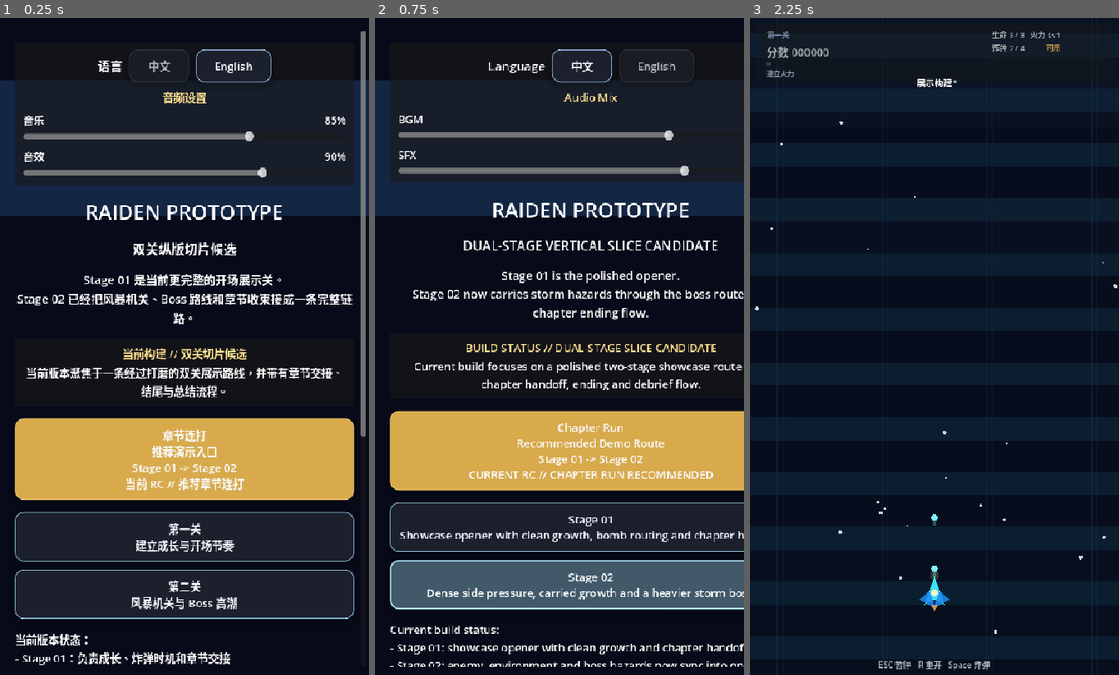
Above: before the commit, frames 1-3 (left to right).
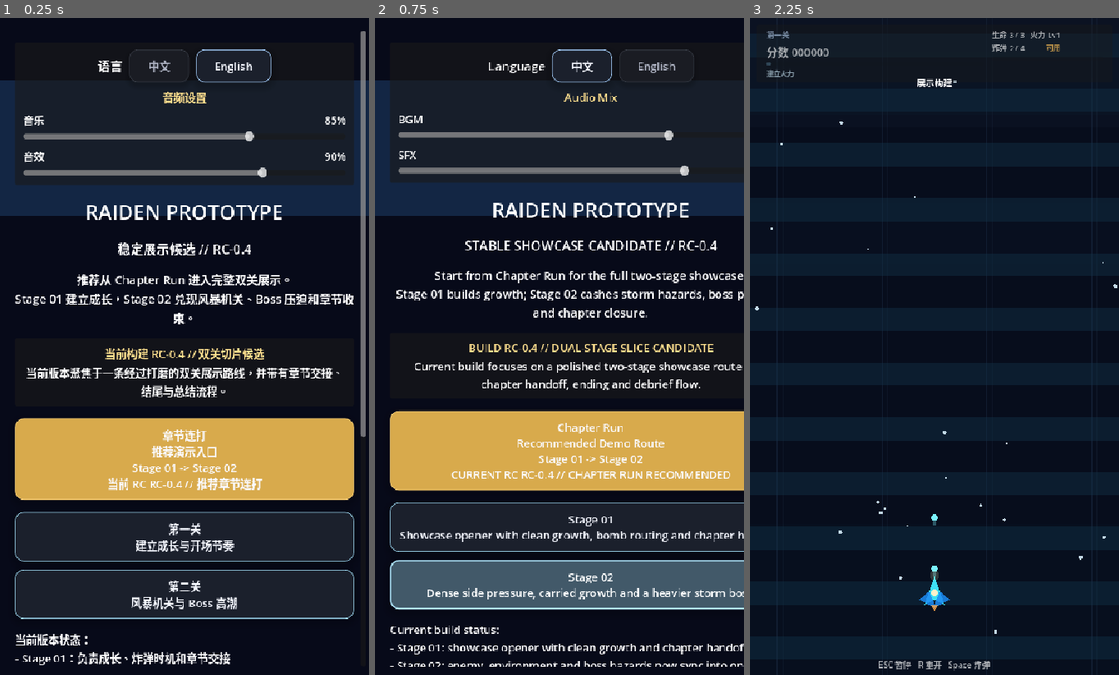
Above: after the commit, the same moments.

Repository: Drew-Z/raiden-prototype
Game: Godot game, scene res://scenes/ui/MainMenu.tscn
Same seed, same stepped clock (60 frames per second), same inputs: the game is played once before the commit and once after it.
Inputs:
- Up to frame 1 (0.25 s): no input
- Up to frame 2 (0.75 s): click "English" at 0.5 s
- Up to frame 3 (2.25 s): click "中文" at 1.25 s; click "章节连打 推荐演示入口 Stage 01 -> Stage…" at 2 s

The runs differ from the first frame. In frame 1, 3.3% of the frame differs, in the area x 4-99%, y 34-72%; in frame 2, 3.6%, in the area x 5-100%, y 33-71%; in frame 3, nothing differs.

Commit message:
chore: prepare showcase rc package

Diff:
--- a/scripts/autoload/run_state.gd
+++ b/scripts/autoload/run_state.gd
@@ -7,6 +7,7 @@
 const CHAPTER_ENDING_SCENE := "res://scenes/ui/ChapterEnding.tscn"
 const CHAPTER_OUTRO_SCENE := "res://scenes/ui/ChapterOutro.tscn"
 const SETTINGS_PATH := "user://settings.cfg"
+const BUILD_VERSION_LABEL := "RC-0.4"
 const StageCatalogScript := preload("res://scripts/game/stage_catalog.gd")
 
 var current_run: Dictionary = {}
@@ -928,10 +929,10 @@
 	if is_chapter_complete():
 		var chapter_grade := get_chapter_grade()
 		if chapter_grade == "S":
-			return _lang("当前构建 // 可评审", "BUILD STATUS // REVIEW READY")
+			return _lang("当前构建 %s // 可评审" % BUILD_VERSION_LABEL, "BUILD %s // REVIEW READY" % BUILD_VERSION_LABEL)
 		if chapter_grade == "A":
-			return _lang("当前构建 // 强候选版", "BUILD STATUS // STRONG CANDIDATE")
-	return _lang("当前构建 // 双关切片候选", "BUILD STATUS // DUAL-STAGE SLICE CANDIDATE")
+			return _lang("当前构建 %s // 强候选版" % BUILD_VERSION_LABEL, "BUILD %s // STRONG CANDIDATE" % BUILD_VERSION_LABEL)
+	return _lang("当前构建 %s // 双关切片候选" % BUILD_VERSION_LABEL, "BUILD %s // DUAL-STAGE SLICE CANDIDATE" % BUILD_VERSION_LABEL)
 
 
 func get_build_summary() -> String:
@@ -991,10 +992,10 @@
 	if is_chapter_complete():
 		var chapter_grade := get_chapter_grade()
 		if chapter_grade == "S":
-			return _lang("当前 RC // 可评审", "CURRENT RC // REVIEW READY")
+			return _lang("当前 RC %s // 可评审" % BUILD_VERSION_LABEL, "CURRENT RC %s // REVIEW READY" % BUILD_VERSION_LABEL)
 		if chapter_grade == "A":
-			return _lang("当前 RC // 强候选版", "CURRENT RC // STRONG CANDIDATE")
-	return _lang("当前 RC // 推荐章节连打", "CURRENT RC // CHAPTER RUN RECOMMENDED")
+			return _lang("当前 RC %s // 强候选版" % BUILD_VERSION_LABEL, "CURRENT RC %s // STRONG CANDIDATE" % BUILD_VERSION_LABEL)
+	return _lang("当前 RC %s // 推荐章节连打" % BUILD_VERSION_LABEL, "CURRENT RC %s // CHAPTER RUN RECOMMENDED" % BUILD_VERSION_LABEL)
 
 
 func get_chapter_transition_text() -> String:
--- a/scripts/game/game_stage2.gd
+++ b/scripts/game/game_stage2.gd
@@ -570,7 +570,7 @@
 		bomb_alert_level = 1
 	elif boss_spawned:
 		if active_boss.has_method("is_entry_locked") and active_boss.is_entry_locked():
-			hint_text = _t("Boss 鍏ュ満 // 绋充綇涓嚎", "BOSS ENTERING // HOLD CENTER")
+			hint_text = _t("Boss 入场 // 稳住中线", "BOSS ENTERING // HOLD CENTER")
 			hint_color = Color(1.0, 0.78, 0.42)
 		elif active_boss.has_method("is_overdrive") and active_boss.is_overdrive() and boss_finish_window_announced:
 			hint_text = _t("终结窗口 // 击穿核心", "FINISH WINDOW // BREAK CORE")
--- a/scripts/ui/main_menu_stage2.gd
+++ b/scripts/ui/main_menu_stage2.gd
@@ -64,7 +64,7 @@
 	column.add_child(title)
 
 	var tag := Label.new()
-	tag.text = _t("双关纵版切片候选", "DUAL-STAGE VERTICAL SLICE CANDIDATE")
+	tag.text = _t("稳定展示候选 // RC-0.4", "STABLE SHOWCASE CANDIDATE // RC-0.4")
 	tag.horizontal_alignment = HORIZONTAL_ALIGNMENT_CENTER
 	tag.autowrap_mode = TextServer.AUTOWRAP_WORD_SMART
 	tag.add_theme_font_size_override("font_size", 19 if narrow_layout else 24)
@@ -72,8 +72,8 @@
 
 	var summary := Label.new()
 	summary.text = _t(
-		"Stage 01 是当前更完整的开场展示关。\nStage 02 已经把风暴机关、Boss 路线和章节收束接成一条完整链路。",
-		"Stage 01 is the polished opener.\nStage 02 now carries storm hazards through the boss route and chapter ending flow."
+		"推荐从 Chapter Run 进入完整双关展示。\nStage 01 建立成长，Stage 02 兑现风暴机关、Boss 压迫和章节收束。",
+		"Start from Chapter Run for the full two-stage showcase.\nStage 01 builds growth; Stage 02 cashes storm hazards, boss pressure and chapter closure."
 	)
 	summary.horizontal_alignment = HORIZONTAL_ALIGNMENT_CENTER
 	summary.autowrap_mode = TextServer.AUTOWRAP_WORD_SMART
@@ -142,8 +142,8 @@
 
 	var features := Label.new()
 	features.text = _t(
-		"当前版本状态：\n- Stage 01：负责成长、炸弹时机和章节交接\n- Stage 02：负责风暴机关、Boss 压迫和终盘收束\n- Chapter Run：已具备 Briefing、Ending、Debrief 的完整双关展示链路",
-		"Current build status:\n- Stage 01: showcase opener with clean growth and chapter handoff\n- Stage 02: enemy, environment and boss hazards now sync into one storm route\n- Chapter Run: includes Briefing, Ending and Debrief as a full two-stage presentation chain"
+		"当前版本状态：\n- Stage 01：负责成长、炸弹时机和章节交接\n- Stage 02：负责风暴机关、Boss 压迫和终盘收束\n- Chapter Run：已具备 Briefing、Ending、Debrief 的稳定展示链路",
+		"Current build status:\n- Stage 01: showcase opener with clean growth and chapter handoff\n- Stage 02: enemy, environment and boss hazards now sync into one storm route\n- Chapter Run: includes Briefing, Ending and Debrief as a stable presentation chain"
 	)
 	features.horizontal_alignment = HORIZONTAL_ALIGNMENT_LEFT
 	features.autowrap_mode = TextServer.AUTOWRAP_WORD_SMART
@@ -152,8 +152,8 @@
 
 	var assessment := Label.new()
 	assessment.text = _t(
-		"判断：\n- 当前版本已经接近双关垂直切片候选\n- 更适合做最终包装与资源替换，而不是继续默认扩系统",
-		"Assessment:\n- This build now behaves like a dual-stage vertical-slice candidate\n- Best next step is final polish, asset replacement and packaging rather than default system expansion"
+		"判断：\n- 当前版本已经进入稳定展示候选状态\n- 后续更适合做发布包装、资源替换和少量试玩微调，而不是继续默认扩系统",
+		"Assessment:\n- This build is now a stable showcase candidate\n- Best next step is release packaging, asset replacement and light playtest polish rather than default system expansion"
 	)
 	assessment.horizontal_alignment = HORIZONTAL_ALIGNMENT_LEFT
 	assessment.autowrap_mode = TextServer.AUTOWRAP_WORD_SMART
Not shown, changed: .gitignore
Not shown, changed: README.md
Not shown, changed: docs/progress.md
Not shown, added: docs/release-package-checklist.md
Not shown, changed: docs/stable-showcase-release.md
Not shown, added: tools/prepare_showcase_package.cmd
